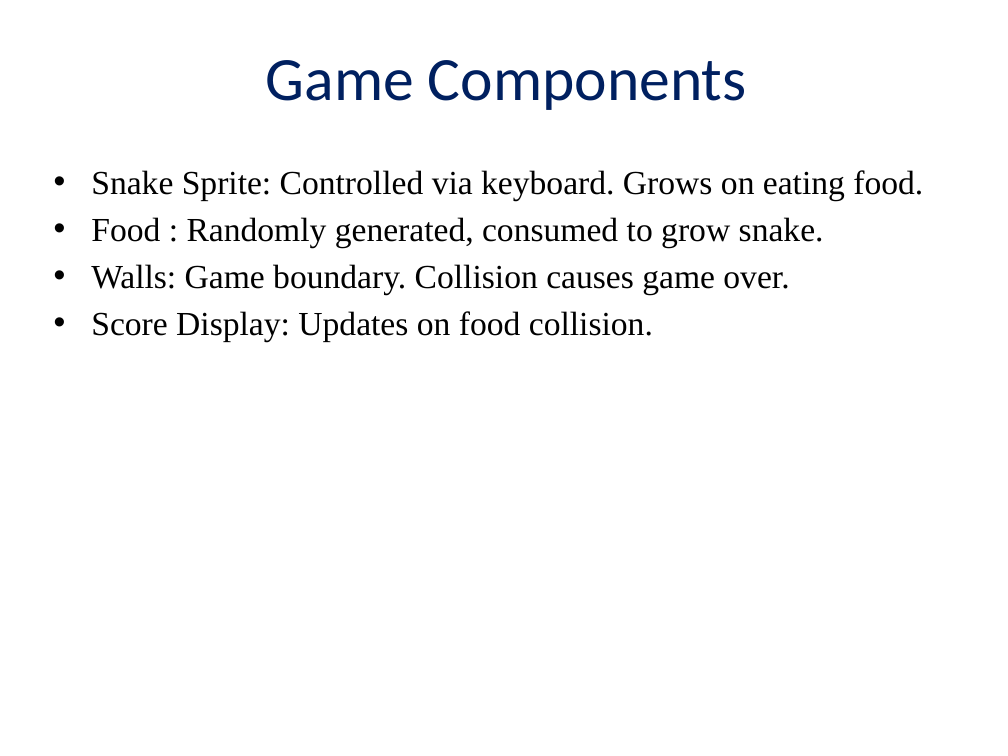
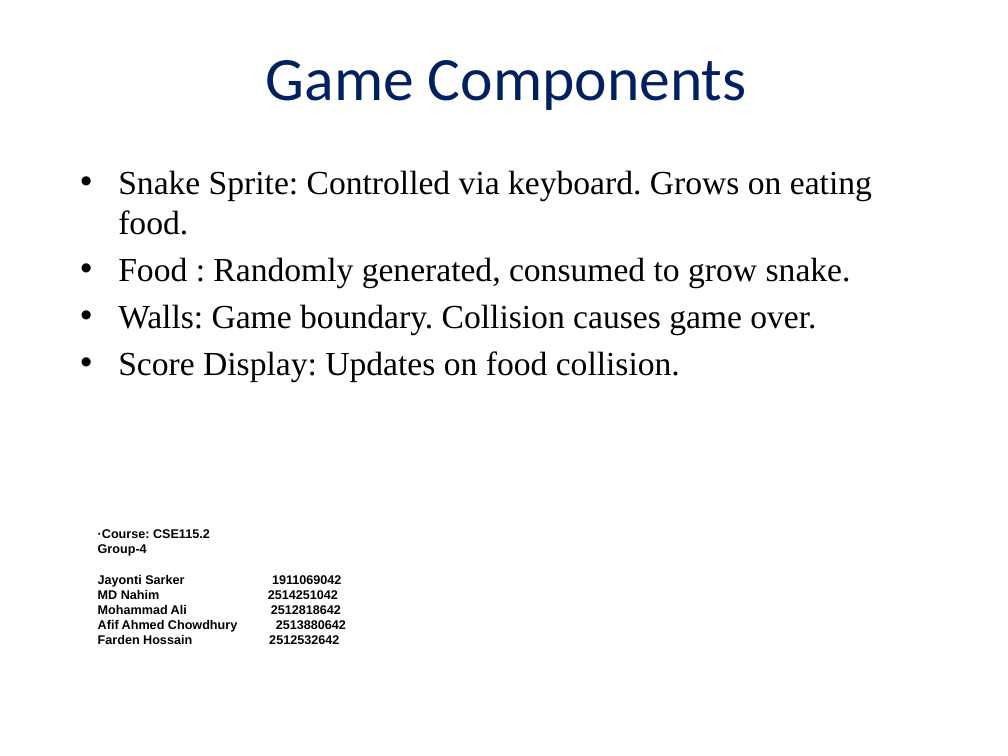
Before and after one commit to always-mohammad-ali/snake-game-c, a slide deck: slide 3 of others/final presentation.pptx. Drawn at 1008x756 pixels with LibreOffice and Linux fonts; fonts in the diff are those of the drawing; background and template pictures are left out. Boxes give left, top, right and bottom in pixels: in the first picture for what was removed or moved away, otherwise in the second. Text is boxed around its words. In the diff, an @@ line names an element or a change of style, - is before the commit and + after.

```diff
--- a/others/final presentation.pptx
+++ b/others/final presentation.pptx
@@ text "Snake Sprite: Controlled via keyboard. ..." rewrapped from bbox=[91, 170, 923, 341] to bbox=[118, 170, 872, 382] @@
@@ text added at bbox=[98, 529, 339, 644], 9 pt, text #000000, bold @@
+·Course: CSE115.2
+Group-4
+Jayonti Sarker 1911069042
+MD Nahim 2514251042
+Mohammad Ali 2512818642
+Afif Ahmed Chowdhury 2513880642
+Farden Hossain 2512532642
```
Also in this commit, not shown: 8 other slides changed, 1 slide added, 1 slide removed, 4 other files.
